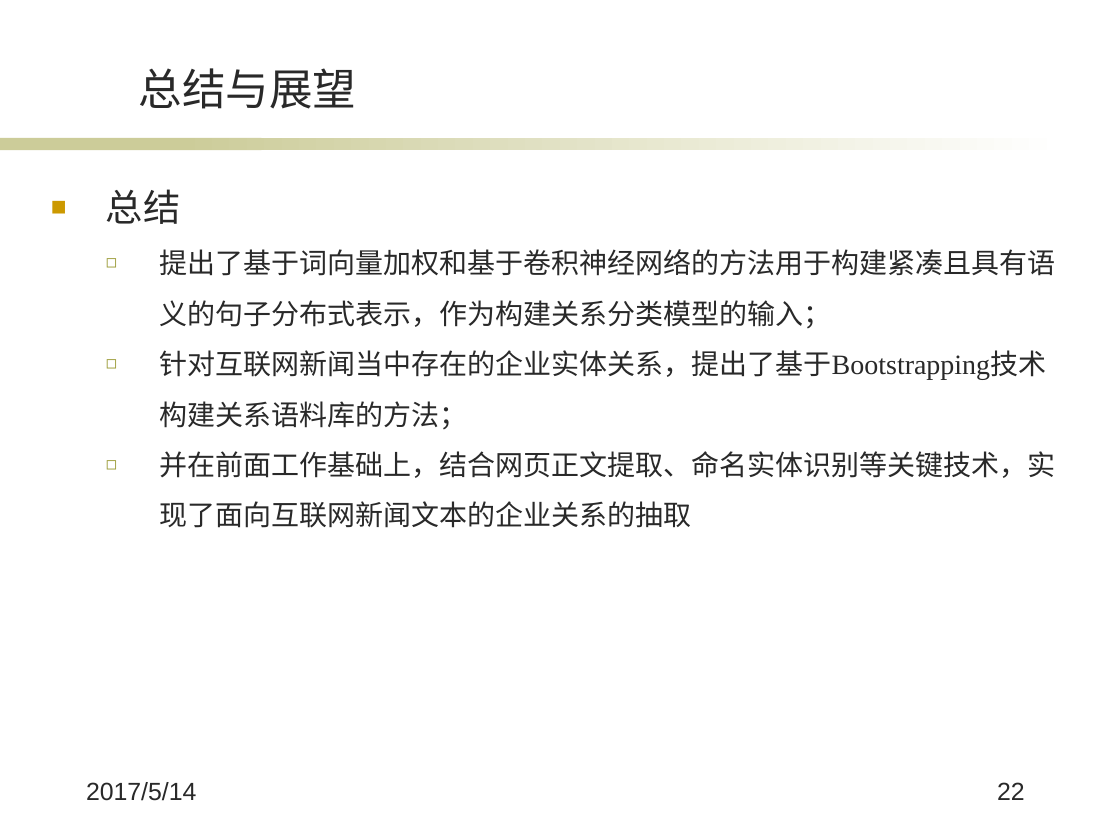
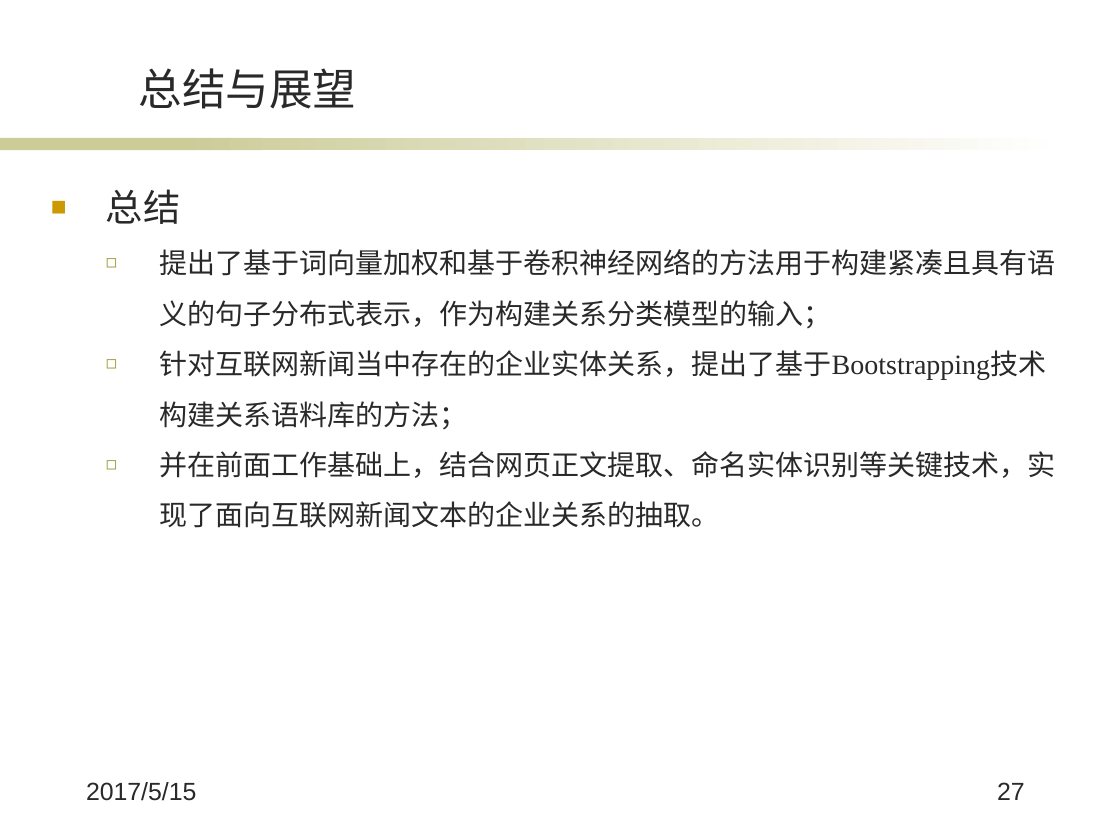
Before and after one commit to wqpod2g/paper, a slide deck: slide 27 of 毕业答辩ppt.pptx (slide 22 before the commit). Drawn at 1120x840 pixels with LibreOffice and Linux fonts; fonts in the diff are those of the drawing; background and template pictures are left out. Boxes give left, top, right and bottom in pixels: in the first picture for what was removed or moved away, otherwise in the second. Text is boxed around its words. In the diff, an @@ line names an element or a change of style, - is before the commit and + after.

Commit message:
ppt 3.0

```diff
--- a/毕业答辩ppt.pptx
+++ b/毕业答辩ppt.pptx
@@ text at <box>160,451,1056,528</box>: text changed @@
-  ◻ 并在前面工作基础上，结合网页正文提取、命名实体识别等关键技术，实现了面向互联网新闻文本的企业关系的抽取
+  ◻ 并在前面工作基础上，结合网页正文提取、命名实体识别等关键技术，实现了面向互联网新闻文本的企业关系的抽取。
@@ text at <box>86,782,196,801</box>: text changed @@
-2017/5/14
+2017/5/15
@@ page number at <box>997,782,1025,800</box>: text changed @@
-22
+27
```
Also in this commit, not shown: 15 other slides changed, 6 slides added, 1 slide removed, 2 other files.
